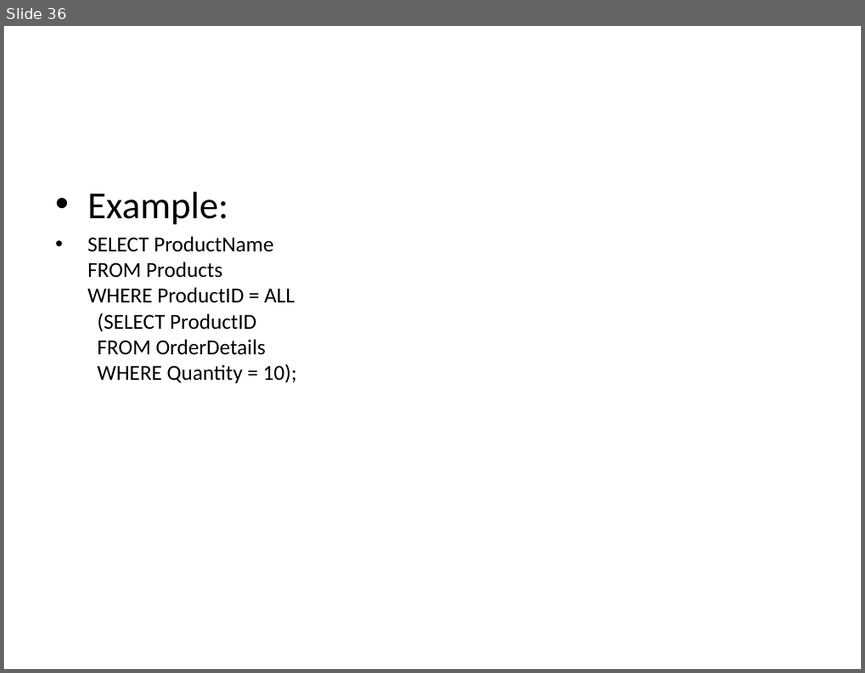
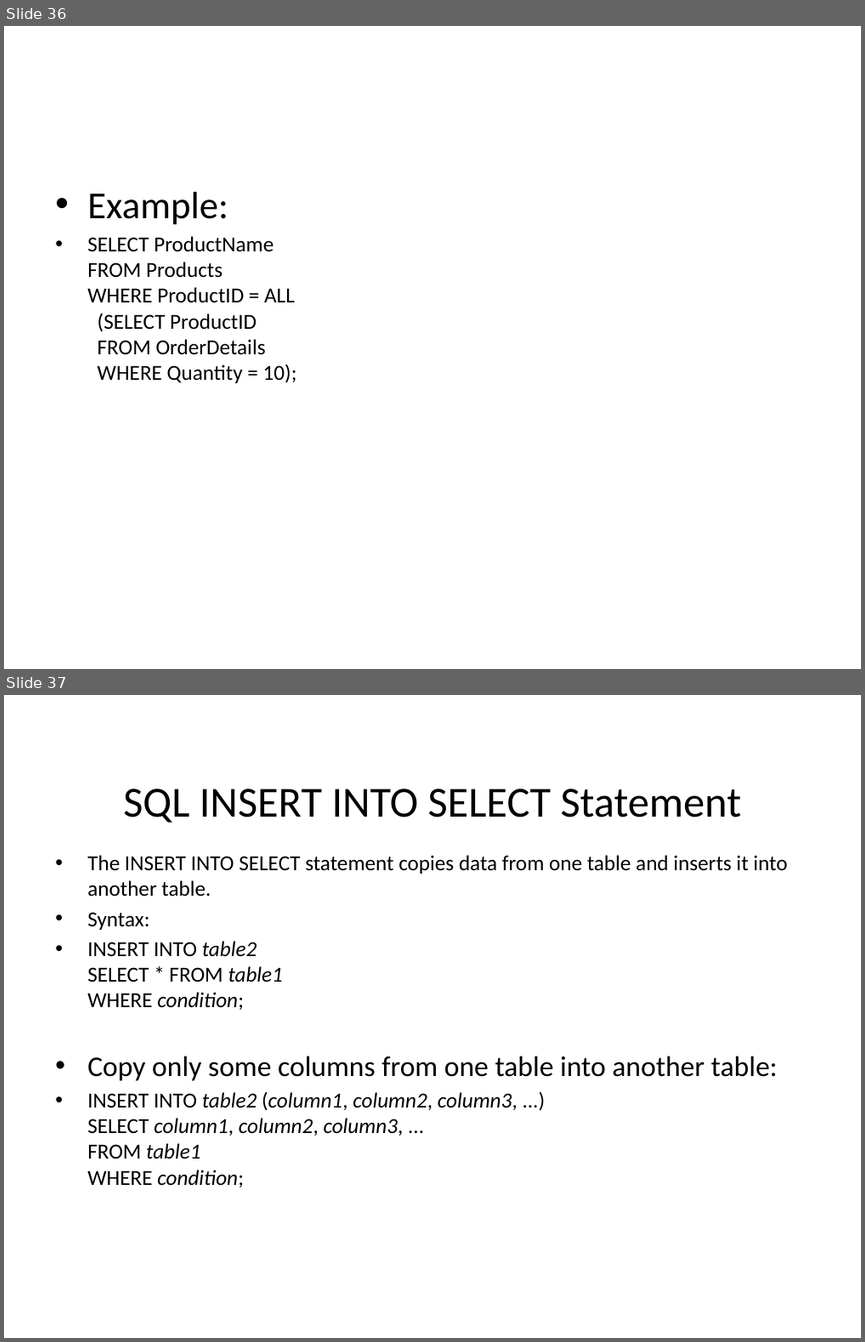
Before and after one commit to goudp4959/Oracle, a slide deck: SQL-latest.pptx. Shown one above the other, each under a label of ours: slide 36 before the commit, slides 36 and 37 after it. The pictures are 865x673 and 865x1342 pixels, drawn with LibreOffice and Linux fonts; fonts in the diff are those of the drawing. Boxes give left, top, right and bottom in pixels: in the first picture for what was removed or moved away, otherwise in the second. Text is boxed around its words. In the diff, an @@ line names an element or a change of style, - is before the commit and + after.

```diff
--- a/SQL-latest.pptx
+++ b/SQL-latest.pptx
@@ slide 37 added at <box>4,695,861,1338</box>, background #FFFFFF @@
@@ title added at <box>123,789,742,823</box>, 36 pt, text #000000 @@
+SQL INSERT INTO SELECT Statement
@@ text added at <box>87,855,787,1187</box>, 18 pt, text #000000 @@
+• The INSERT INTO SELECT statement copies data from one table and inserts it into another table.
+• Syntax:
+• INSERT INTO table2
+  SELECT * FROM table1
+  WHERE condition;
+• Copy only some columns from one table into another table:
+• INSERT INTO table2 (column1, column2, column3, ...)
+  SELECT column1, column2, column3, ...
+  FROM table1
+  WHERE condition;
```
Also in this commit, not shown: 13 other slides added.
